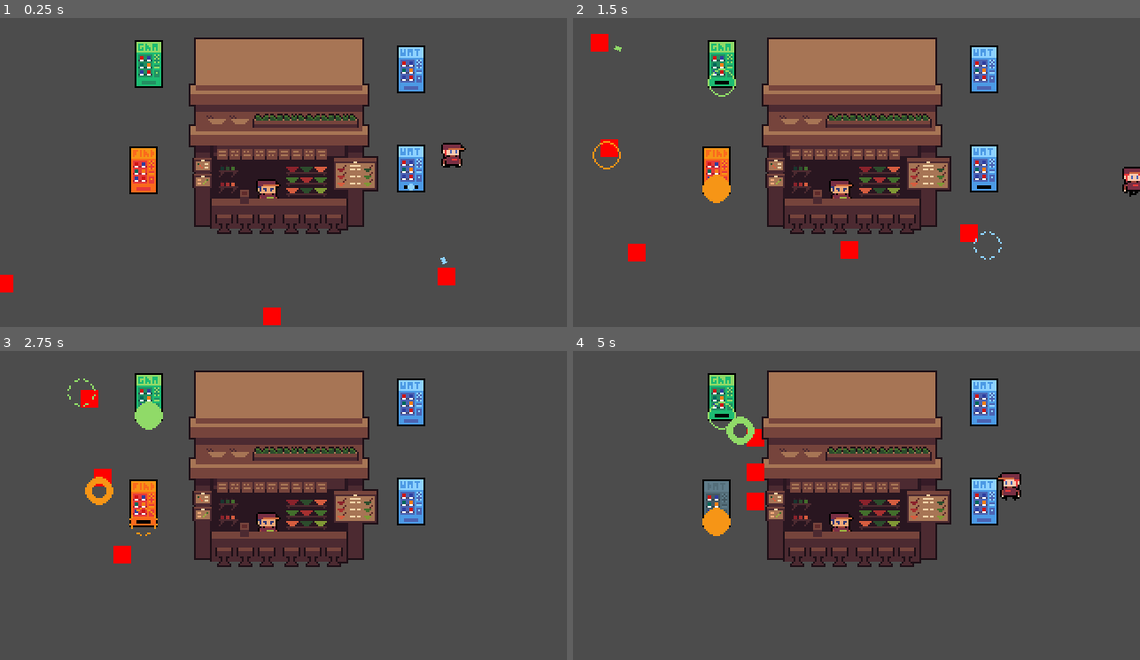
Above: before the commit, frames 1-4 (two rows, left to right).
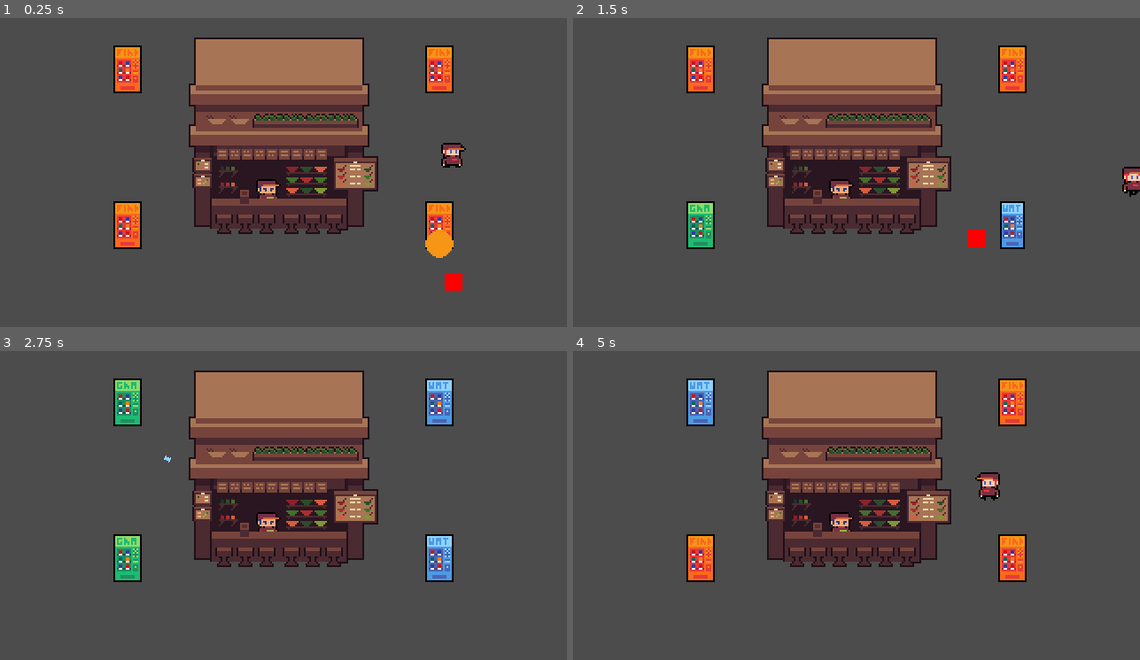
Above: after the commit, the same moments.

Repository: pithnoo/Elevending
Game: Godot game, scene res://Scenes/World.tscn
The game is run twice, just before and just after one commit, with the same random seed, the same clock (stepped at 60 frames per second) and the same inputs.
Inputs:
- Up to frame 1 (0.25 s): no input
- Up to frame 2 (1.5 s): hold Right (ui_right) 0.53-1.28 s; tap H (turret1, bound only after the commit) at 0.6 s; tap J (turret2, bound only after the commit) at 0.8, 1.35 s; hold Down (ui_down) from 1.28 s (still down)
- Up to frame 3 (2.75 s): tap K (turret3, bound only after the commit) at 1.55, 2.1 s; release Down (ui_down) at 2.03 s; hold Right (ui_right) from 2.03 s (still down); tap L (turret4, bound only after the commit) at 2.3 s
- Up to frame 4 (5 s): release Right (ui_right) at 2.78 s; hold Up (ui_up) 2.78-3.53 s; tap L (turret4, bound only after the commit) at 2.85 s; tap H (turret1, bound only after the commit) at 3.05, 4.35 s; hold Left (ui_left) from 3.53 s (still down); tap Space (roll) at 3.6 s; tap J (turret2, bound only after the commit) at 3.8 s; tap K (turret3, bound only after the commit) at 4.55 s

The runs differ from the first frame. In frame 1, 6.6% of the frame differs, in the area x 0-82%, y 7-100%; in frame 2, 7.0%; in frame 3, 6.7%; in frame 4, 7.1%, in the area x 20-80%, y 7-75%.

Commit message:
added turret switching, signal error, ammo reload error

Diff:
--- a/Code/Enemy/enemy_idle.gd
+++ b/Code/Enemy/enemy_idle.gd
@@ -7,6 +7,7 @@
 
 onready var player_detect = get_node(player_range)
 onready var core_detect = get_node(core_range)
+
 onready var follow_core_state: EnemyBaseState = get_node(follow_core_node)
 onready var follow_player_state: EnemyBaseState = get_node(follow_player_node)
 
--- a/Code/Properties/Hazard/projectile.gd
+++ b/Code/Properties/Hazard/projectile.gd
@@ -1,5 +1,5 @@
 extends Hazard
 
-enum element { GRASS, WATER, FIRE }
+enum element { FIRE, WATER, GRASS }
 
 export(element) var type
--- a/Code/Turret/turret.gd
+++ b/Code/Turret/turret.gd
@@ -13,6 +13,7 @@
 export(PackedScene) var Projectile
 export(PackedScene) var projectileEffect
 export(int) var maxAmmo
+
 # export(float) var projectileSpeed
 export(float) var cooldown
 
--- a/Code/Turret/turret_attack.gd
+++ b/Code/Turret/turret_attack.gd
@@ -29,7 +29,10 @@
   # instantiate projectile from scene
   var projectile = turret.Projectile.instance()
   var muzzleFlash = turret.projectileEffect.instance()
-  add_child(projectile)
+
+  var main = get_tree().current_scene
+
+  main.add_child(projectile)
   add_child(muzzleFlash)
 
   var shootPoint = turret.firePoint.global_position
@@ -41,4 +44,4 @@
 
   var projectileAngle = direction.angle()
   projectile.rotation = projectileAngle
-  projectile.apply_impulse(Vector2.ZERO, Vector2(250, 0).rotated(projectileAngle))
+  projectile.apply_impulse(Vector2.ZERO, Vector2(280, 0).rotated(projectileAngle))
--- /dev/null
+++ b/Code/Turret/turret_manager.gd
@@ -0,0 +1,52 @@
+extends Node
+
+export(float) var cooldown
+export(int) var startingTurret
+export(Array, PackedScene) var turrets
+
+enum input { t1, t2, t3, t4 }
+export(input) var turretInput
+
+var switchInput
+
+onready var switchTimer = $SwitchTimer
+var currentTurret
+var activeTurret: int = 0
+
+# Called when the node enters the scene tree for the first time.
+func _ready():
+	switch_turret(startingTurret)
+
+func _process(delta):
+
+	match turretInput:
+		input.t1:
+			switchInput = Input.is_action_just_pressed("turret1")
+		input.t2:
+			switchInput = Input.is_action_just_pressed("turret2")
+		input.t3:
+			switchInput = Input.is_action_just_pressed("turret3")
+		input.t4:
+			switchInput = Input.is_action_just_pressed("turret4")
+
+	if switchInput && switchTimer.is_stopped():
+
+		print(switchInput)
+
+		switchTimer.start(cooldown)
+
+		var wr = weakref(currentTurret)
+		if wr.get_ref():
+			currentTurret.queue_free()
+
+		activeTurret += 1
+
+		if activeTurret > 2:
+			activeTurret = 0
+			switch_turret(activeTurret)
+		else:
+			switch_turret(activeTurret)
+
+func switch_turret(turretIndex: int):
+	currentTurret = turrets[turretIndex].instance()
+	add_child(currentTurret)
--- /dev/null
+++ b/Code/Turret/turret_start.gd
@@ -0,0 +1,18 @@
+extends TurretBaseState
+
+export(NodePath) var idle_node
+
+onready var idle_state: TurretBaseState = get_node(idle_node)
+var animation_finished = false
+
+func enter() -> void:
+	.enter()
+
+func process(_delta: float) -> TurretBaseState:
+	if animation_finished:
+		return idle_state
+
+	return null
+
+func _on_AnimationPlayer_animation_finished(anim_name:String):
+	animation_finished = true
--- a/Scenes/Entities/Core.tscn
+++ b/Scenes/Entities/Core.tscn
@@ -9,11 +9,10 @@
 extents = Vector2( 48, 54 )
 
 [sub_resource type="RectangleShape2D" id=2]
-extents = Vector2( 49.5, 53.5 )
+extents = Vector2( 53.5, 53.5 )
 
 [node name="Core" type="StaticBody2D"]
-collision_layer = 10
-collision_mask = 0
+collision_layer = 3
 script = ExtResource( 4 )
 
 [node name="Stats" parent="." instance=ExtResource( 2 )]
@@ -23,7 +22,6 @@
 texture = ExtResource( 1 )
 
 [node name="HurtBox" type="Area2D" parent="."]
-visible = false
 modulate = Color( 0, 0.156863, 1, 1 )
 collision_layer = 0
 collision_mask = 4
@@ -35,8 +33,7 @@
 shape = SubResource( 1 )
 
 [node name="CollisionShape2D" type="CollisionShape2D" parent="."]
-visible = false
-position = Vector2( -2.5, -2 )
+position = Vector2( -0.5, 0 )
 shape = SubResource( 2 )
 
 [connection signal="health_changed" from="Stats" to="." method="_on_Stats_health_changed"]
--- a/Scenes/Entities/FireTurret.tscn
+++ b/Scenes/Entities/FireTurret.tscn
@@ -9,6 +9,8 @@
 [ext_resource path="res://Scenes/Projectiles/FireProjectile.tscn" type="PackedScene" id=7]
 [ext_resource path="res://Art/vending machines.png" type="Texture" id=8]
 [ext_resource path="res://Code/Turret/turret_empty_state.gd" type="Script" id=9]
+[ext_resource path="res://Code/Turret/turret_start.gd" type="Script" id=10]
+[ext_resource path="res://Shaders/hit_flash.gdshader" type="Shader" id=11]
 
 [sub_resource type="Animation" id=11]
 resource_name = "Attack"
@@ -70,6 +72,35 @@
 "values": [ 1 ]
 }
 
+[sub_resource type="Animation" id=16]
+resource_name = "Start"
+length = 0.2
+step = 0.005
+tracks/0/type = "value"
+tracks/0/path = NodePath(".:scale")
+tracks/0/interp = 1
+tracks/0/loop_wrap = true
+tracks/0/imported = false
+tracks/0/enabled = true
+tracks/0/keys = {
+"times": PoolRealArray( 0, 0.02, 0.2 ),
+"transitions": PoolRealArray( 1, 1, 1 ),
+"update": 0,
+"values": [ Vector2( 1, 1 ), Vector2( 0.75, 1 ), Vector2( 1, 1 ) ]
+}
+tracks/1/type = "value"
+tracks/1/path = NodePath("Sprite:material:shader_param/active")
+tracks/1/interp = 1
+tracks/1/loop_wrap = true
+tracks/1/imported = false
+tracks/1/enabled = true
+tracks/1/keys = {
+"times": PoolRealArray( 0.02, 0.1 ),
+"transitions": PoolRealArray( 1, 1 ),
+"update": 1,
+"values": [ true, false ]
+}
+
 [sub_resource type="AnimationNodeAnimation" id=7]
 animation = "Attack"
 
@@ -78,18 +109,28 @@
 
 [sub_resource type="AnimationNodeAnimation" id=8]
 animation = "Idle"
+
+[sub_resource type="AnimationNodeAnimation" id=18]
+animation = "Start"
 
 [sub_resource type="AnimationNodeStateMachine" id=3]
 states/Attack/node = SubResource( 7 )
 states/Attack/position = Vector2( 324, 144 )
 states/Empty/node = SubResource( 10 )
-states/Empty/position = Vector2( 736, 144 )
+states/Empty/position = Vector2( 520, 230 )
 states/Idle/node = SubResource( 8 )
 states/Idle/position = Vector2( 520, 144 )
+states/Start/node = SubResource( 18 )
+states/Start/position = Vector2( 324, 230 )
 start_node = "Idle"
-graph_offset = Vector2( 53, 19 )
+graph_offset = Vector2( -20, 76 )
 
 [sub_resource type="AnimationNodeStateMachinePlayback" id=15]
+
+[sub_resource type="ShaderMaterial" id=17]
+shader = ExtResource( 11 )
+shader_param/active = false
+shader_param/colour = Color( 0.968627, 0.588235, 0.0901961, 1 )
 
 [sub_resource type="CircleShape2D" id=2]
 radius = 88.0
@@ -111,7 +152,7 @@
 
 [node name="StateManager" type="Node" parent="."]
 script = ExtResource( 4 )
-starting_state = NodePath("Idle")
+starting_state = NodePath("Start")
 
 [node name="Idle" type="Node" parent="StateManager"]
 script = ExtResource( 2 )
@@ -130,6 +171,11 @@
 animation_name = "Empty"
 attack_node = NodePath("../Attack")
 
+[node name="Start" type="Node" parent="StateManager"]
+script = ExtResource( 10 )
+animation_name = "Start"
+idle_node = NodePath("../Idle")
+
 [node name="FirePoint" type="Position2D" parent="."]
 position = Vector2( 0, 13 )
 
@@ -138,6 +184,7 @@
 anims/Empty = SubResource( 12 )
 anims/Idle = SubResource( 13 )
 anims/RESET = SubResource( 14 )
+anims/Start = SubResource( 16 )
 
 [node name="AnimationTree" type="AnimationTree" parent="."]
 tree_root = SubResource( 3 )
@@ -149,6 +196,7 @@
 one_shot = true
 
 [node name="Sprite" type="Sprite" parent="."]
+material = SubResource( 17 )
 texture = ExtResource( 8 )
 hframes = 2
 vframes = 4
@@ -167,5 +215,6 @@
 position = Vector2( 0, 4 )
 shape = SubResource( 1 )
 
+[connection signal="animation_finished" from="AnimationPlayer" to="StateManager/Start" method="_on_AnimationPlayer_animation_finished"]
 [connection signal="body_entered" from="AttackRange" to="AttackRange" method="_on_AttackRange_body_entered"]
 [connection signal="body_exited" from="AttackRange" to="AttackRange" method="_on_AttackRange_body_exited"]
--- a/Scenes/Entities/GrassTurret.tscn
+++ b/Scenes/Entities/GrassTurret.tscn
@@ -9,6 +9,8 @@
 [ext_resource path="res://Art/vending machines.png" type="Texture" id=7]
 [ext_resource path="res://Code/Turret/turret_empty_state.gd" type="Script" id=8]
 [ext_resource path="res://Scenes/Projectiles/GrassProjectile.tscn" type="PackedScene" id=9]
+[ext_resource path="res://Code/Turret/turret_start.gd" type="Script" id=10]
+[ext_resource path="res://Shaders/hit_flash.gdshader" type="Shader" id=11]
 
 [sub_resource type="Animation" id=11]
 resource_name = "Attack"
@@ -68,6 +70,35 @@
 "transitions": PoolRealArray( 1 ),
 "update": 0,
 "values": [ 1 ]
+}
+
+[sub_resource type="Animation" id=16]
+resource_name = "Start"
+length = 0.2
+step = 0.005
+tracks/0/type = "value"
+tracks/0/path = NodePath(".:scale")
+tracks/0/interp = 1
+tracks/0/loop_wrap = true
+tracks/0/imported = false
+tracks/0/enabled = true
+tracks/0/keys = {
+"times": PoolRealArray( 0, 0.02, 0.2 ),
+"transitions": PoolRealArray( 1, 1, 1 ),
+"update": 0,
+"values": [ Vector2( 1, 1 ), Vector2( 0.75, 1 ), Vector2( 1, 1 ) ]
+}
+tracks/1/type = "value"
+tracks/1/path = NodePath("Sprite:material:shader_param/active")
+tracks/1/interp = 1
+tracks/1/loop_wrap = true
+tracks/1/imported = false
+tracks/1/enabled = true
+tracks/1/keys = {
+"times": PoolRealArray( 0.02, 0.1 ),
+"transitions": PoolRealArray( 1, 1 ),
+"update": 1,
+"values": [ true, false ]
 }
 
 [sub_resource type="AnimationNodeAnimation" id=7]
@@ -91,6 +122,11 @@
 
 [sub_resource type="AnimationNodeStateMachinePlayback" id=15]
 
+[sub_resource type="ShaderMaterial" id=17]
+shader = ExtResource( 11 )
+shader_param/active = false
+shader_param/colour = Color( 0.568627, 0.858824, 0.411765, 1 )
+
 [sub_resource type="CircleShape2D" id=2]
 radius = 88.0
 
@@ -98,7 +134,6 @@
 extents = Vector2( 8, 4 )
 
 [node name="GrassTurret" type="StaticBody2D"]
-position = Vector2( 82, 89 )
 collision_layer = 8
 collision_mask = 0
 script = ExtResource( 5 )
@@ -112,7 +147,7 @@
 
 [node name="StateManager" type="Node" parent="."]
 script = ExtResource( 4 )
-starting_state = NodePath("Idle")
+starting_state = NodePath("Start")
 
 [node name="Idle" type="Node" parent="StateManager"]
 script = ExtResource( 2 )
@@ -131,6 +166,11 @@
 animation_name = "Empty"
 attack_node = NodePath("../Attack")
 
+[node name="Start" type="Node" parent="StateManager"]
+script = ExtResource( 10 )
+animation_name = "Start"
+idle_node = NodePath("../Idle")
+
 [node name="FirePoint" type="Position2D" parent="."]
 position = Vector2( 0, 13 )
 
@@ -139,6 +179,7 @@
 anims/Empty = SubResource( 12 )
 anims/Idle = SubResource( 13 )
 anims/RESET = SubResource( 14 )
+anims/Start = SubResource( 16 )
 
 [node name="AnimationTree" type="AnimationTree" parent="."]
 tree_root = SubResource( 3 )
@@ -150,6 +191,7 @@
 one_shot = true
 
 [node name="Sprite" type="Sprite" parent="."]
+material = SubResource( 17 )
 texture = ExtResource( 7 )
 hframes = 2
 vframes = 4
@@ -168,5 +210,6 @@
 position = Vector2( 0, 4 )
 shape = SubResource( 1 )
 
+[connection signal="animation_finished" from="AnimationPlayer" to="StateManager/Start" method="_on_AnimationPlayer_animation_finished"]
 [connection signal="body_entered" from="AttackRange" to="AttackRange" method="_on_AttackRange_body_entered"]
 [connection signal="body_exited" from="AttackRange" to="AttackRange" method="_on_AttackRange_body_exited"]
--- /dev/null
+++ b/Scenes/Entities/TurretManager.tscn
@@ -0,0 +1,15 @@
+[gd_scene load_steps=5 format=2]
+
+[ext_resource path="res://Scenes/Entities/GrassTurret.tscn" type="PackedScene" id=1]
+[ext_resource path="res://Scenes/Entities/FireTurret.tscn" type="PackedScene" id=2]
+[ext_resource path="res://Scenes/Entities/WaterTurret.tscn" type="PackedScene" id=3]
+[ext_resource path="res://Code/Turret/turret_manager.gd" type="Script" id=4]
+
+[node name="TurretManager" type="Node2D"]
+position = Vector2( 1, 0 )
+script = ExtResource( 4 )
+cooldown = 0.2
+turrets = [ ExtResource( 2 ), ExtResource( 1 ), ExtResource( 3 ) ]
+
+[node name="SwitchTimer" type="Timer" parent="."]
+one_shot = true
--- a/Scenes/Entities/Turret.tscn
+++ b/Scenes/Entities/WaterTurret.tscn
@@ -9,6 +9,8 @@
 [ext_resource path="res://Scenes/Projectiles/WaterProjectile.tscn" type="PackedScene" id=7]
 [ext_resource path="res://Code/Turret/turret_empty_state.gd" type="Script" id=8]
 [ext_resource path="res://Scenes/Projectiles/ShootEffectWater.tscn" type="PackedScene" id=9]
+[ext_resource path="res://Code/Turret/turret_start.gd" type="Script" id=10]
+[ext_resource path="res://Shaders/hit_flash.gdshader" type="Shader" id=11]
 
 [sub_resource type="Animation" id=5]
 resource_name = "Attack"
@@ -69,6 +71,79 @@
 "update": 0,
 "values": [ 1 ]
 }
+tracks/1/type = "bezier"
+tracks/1/path = NodePath(".:scale:x")
+tracks/1/interp = 1
+tracks/1/loop_wrap = true
+tracks/1/imported = false
+tracks/1/enabled = true
+tracks/1/keys = {
+"points": PoolRealArray( 1, -0.25, 0, 0.25, 0 ),
+"times": PoolRealArray( 0 )
+}
+tracks/2/type = "bezier"
+tracks/2/path = NodePath(".:scale:y")
+tracks/2/interp = 1
+tracks/2/loop_wrap = true
+tracks/2/imported = false
+tracks/2/enabled = true
+tracks/2/keys = {
+"points": PoolRealArray( 1, -0.25, 0, 0.25, 0 ),
+"times": PoolRealArray( 0 )
+}
+tracks/3/type = "value"
+tracks/3/path = NodePath(".:scale")
+tracks/3/interp = 1
+tracks/3/loop_wrap = true
+tracks/3/imported = false
+tracks/3/enabled = true
+tracks/3/keys = {
+"times": PoolRealArray( 0 ),
+"transitions": PoolRealArray( 1 ),
+"update": 0,
+"values": [ Vector2( 1, 1 ) ]
+}
+tracks/4/type = "value"
+tracks/4/path = NodePath("Sprite:material:shader_param/active")
+tracks/4/interp = 1
+tracks/4/loop_wrap = true
+tracks/4/imported = false
+tracks/4/enabled = true
+tracks/4/keys = {
+"times": PoolRealArray( 0 ),
+"transitions": PoolRealArray( 1 ),
+"update": 0,
+"values": [ true ]
+}
+
+[sub_resource type="Animation" id=12]
+resource_name = "Start"
+length = 0.2
+step = 0.005
+tracks/0/type = "value"
+tracks/0/path = NodePath(".:scale")
+tracks/0/interp = 1
+tracks/0/loop_wrap = true
+tracks/0/imported = false
+tracks/0/enabled = true
+tracks/0/keys = {
+"times": PoolRealArray( 0, 0.02, 0.2 ),
+"transitions": PoolRealArray( 1, 1, 1 ),
+"update": 0,
+"values": [ Vector2( 1, 1 ), Vector2( 0.75, 1 ), Vector2( 1, 1 ) ]
+}
+tracks/1/type = "value"
+tracks/1/path = NodePath("Sprite:material:shader_param/active")
+tracks/1/interp = 1
+tracks/1/loop_wrap = true
+tracks/1/imported = false
+tracks/1/enabled = true
+tracks/1/keys = {
+"times": PoolRealArray( 0.02, 0.1 ),
+"transitions": PoolRealArray( 1, 1 ),
+"update": 1,
+"values": [ true, false ]
+}
 
 [sub_resource type="AnimationNodeAnimation" id=7]
 animation = "Attack"
@@ -78,18 +153,28 @@
 
 [sub_resource type="AnimationNodeAnimation" id=8]
 animation = "Idle"
+
+[sub_resource type="AnimationNodeAnimation" id=14]
+animation = "Start"
 
 [sub_resource type="AnimationNodeStateMachine" id=3]
 states/Attack/node = SubResource( 7 )
 states/Attack/position = Vector2( 324, 144 )
 states/Empty/node = SubResource( 10 )
-states/Empty/position = Vector2( 736, 144 )
+states/Empty/position = Vector2( 324, 231 )
 states/Idle/node = SubResource( 8 )
 states/Idle/position = Vector2( 520, 144 )
+states/Start/node = SubResource( 14 )
+states/Start/position = Vector2( 520, 231 )
 start_node = "Idle"
-graph_offset = Vector2( 53, 19 )
+graph_offset = Vector2( -186, 57 )
 
 [sub_resource type="AnimationNodeStateMachinePlayback" id=4]
+
+[sub_resource type="ShaderMaterial" id=13]
+shader = ExtResource( 11 )
+shader_param/active = true
+shader_param/colour = Color( 0.560784, 0.827451, 1, 1 )
 
 [sub_resource type="CircleShape2D" id=2]
 radius = 88.0
@@ -97,7 +182,7 @@
 [sub_resource type="RectangleShape2D" id=1]
 extents = Vector2( 8, 4 )
 
-[node name="Turret" type="StaticBody2D"]
+[node name="WaterTurret" type="StaticBody2D"]
 collision_layer = 8
 collision_mask = 0
 script = ExtResource( 2 )
@@ -111,7 +196,7 @@
 
 [node name="StateManager" type="Node" parent="."]
 script = ExtResource( 3 )
-starting_state = NodePath("Idle")
+starting_state = NodePath("Start")
 
 [node name="Idle" type="Node" parent="StateManager"]
 script = ExtResource( 5 )
@@ -130,6 +215,11 @@
 animation_name = "Empty"
 attack_node = NodePath("../Attack")
 
+[node name="Start" type="Node" parent="StateManager"]
+script = ExtResource( 10 )
+animation_name = "Start"
+idle_node = NodePath("../Idle")
+
 [node name="FirePoint" type="Position2D" parent="."]
 position = Vector2( 0, 13 )
 
@@ -138,6 +228,7 @@
 anims/Empty = SubResource( 9 )
 anims/Idle = SubResource( 6 )
 anims/RESET = SubResource( 11 )
+anims/Start = SubResource( 12 )
 
 [node name="AnimationTree" type="AnimationTree" parent="."]
 tree_root = SubResource( 3 )
@@ -149,6 +240,7 @@
 one_shot = true
 
 [node name="Sprite" type="Sprite" parent="."]
+material = SubResource( 13 )
 texture = ExtResource( 1 )
 hframes = 2
 vframes = 4
@@ -167,5 +259,6 @@
 position = Vector2( 0, 4 )
 shape = SubResource( 1 )
 
+[connection signal="animation_finished" from="AnimationPlayer" to="StateManager/Start" method="_on_AnimationPlayer_animation_finished"]
 [connection signal="body_entered" from="AttackRange" to="AttackRange" method="_on_AttackRange_body_entered"]
 [connection signal="body_exited" from="AttackRange" to="AttackRange" method="_on_AttackRange_body_exited"]
--- a/Scenes/Projectiles/FireProjectile.tscn
+++ b/Scenes/Projectiles/FireProjectile.tscn
@@ -6,7 +6,7 @@
 [ext_resource path="res://Scenes/Projectiles/ProjectileEffectFire.tscn" type="PackedScene" id=4]
 
 [sub_resource type="CircleShape2D" id=1]
-radius = 3.0
+radius = 2.0
 
 [sub_resource type="CircleShape2D" id=2]
 radius = 2.5
--- a/Scenes/Projectiles/GrassProjectile.tscn
+++ b/Scenes/Projectiles/GrassProjectile.tscn
@@ -6,7 +6,7 @@
 [ext_resource path="res://Code/Properties/effect.gd" type="Script" id=4]
 
 [sub_resource type="CircleShape2D" id=1]
-radius = 3.0
+radius = 2.0
 
 [sub_resource type="CircleShape2D" id=2]
 radius = 2.5
@@ -27,7 +27,6 @@
 frame = 1
 
 [node name="HitBox" type="Area2D" parent="."]
-scale = Vector2( 1, 1.43718 )
 collision_layer = 16
 collision_mask = 0
 script = ExtResource( 2 )
--- a/Scenes/Projectiles/WaterProjectile.tscn
+++ b/Scenes/Projectiles/WaterProjectile.tscn
@@ -18,7 +18,6 @@
 script = ExtResource( 4 )
 
 [node name="CollisionShape2D" type="CollisionShape2D" parent="."]
-visible = false
 shape = SubResource( 1 )
 
 [node name="Sprite" type="Sprite" parent="."]
--- a/Scenes/TurretManager.tscn
+++ /dev/null
@@ -1,3 +0,0 @@
-[gd_scene format=2]
-
-[node name="TurretManager" type="Node2D"]
--- a/Scenes/World.tscn
+++ b/Scenes/World.tscn
@@ -1,11 +1,9 @@
-[gd_scene load_steps=7 format=2]
+[gd_scene load_steps=5 format=2]
 
-[ext_resource path="res://Scenes/Entities/Turret.tscn" type="PackedScene" id=1]
+[ext_resource path="res://Scenes/Entities/TurretManager.tscn" type="PackedScene" id=1]
 [ext_resource path="res://Scenes/Entities/Player.tscn" type="PackedScene" id=2]
 [ext_resource path="res://Scenes/Entities/Core.tscn" type="PackedScene" id=3]
 [ext_resource path="res://Scenes/Enemies/EnemyFollowCoreTemplate.tscn" type="PackedScene" id=4]
-[ext_resource path="res://Scenes/Entities/FireTurret.tscn" type="PackedScene" id=5]
-[ext_resource path="res://Scenes/Entities/GrassTurret.tscn" type="PackedScene" id=6]
 
 [node name="World" type="Node2D"]
 
@@ -22,29 +20,22 @@
 [node name="Core" parent="YSort/Entities" instance=ExtResource( 3 )]
 position = Vector2( 160, 72 )
 
-[node name="FireTurret" parent="YSort/Entities" instance=ExtResource( 5 )]
-position = Vector2( 81, 89 )
+[node name="Turrets" type="Node2D" parent="YSort/Entities"]
 
-[node name="GrassTurret" parent="YSort/Entities" instance=ExtResource( 6 )]
-position = Vector2( 84, 29 )
+[node name="TurretManager" parent="YSort/Entities/Turrets" instance=ExtResource( 1 )]
+position = Vector2( 72, 120 )
 
-[node name="Turret" parent="YSort/Entities" instance=ExtResource( 1 )]
-position = Vector2( 232, 88 )
+[node name="TurretManager2" parent="YSort/Entities/Turrets" instance=ExtResource( 1 )]
+position = Vector2( 248, 120 )
+turretInput = 1
 
-[node name="Turret2" parent="YSort/Entities" instance=ExtResource( 1 )]
-position = Vector2( 232, 32 )
+[node name="TurretManager3" parent="YSort/Entities/Turrets" instance=ExtResource( 1 )]
+position = Vector2( 248, 32 )
+turretInput = 2
 
-[node name="EnemyFollowCore" parent="YSort" instance=ExtResource( 4 )]
-position = Vector2( -1.99997, 158 )
+[node name="TurretManager4" parent="YSort/Entities/Turrets" instance=ExtResource( 1 )]
+position = Vector2( 72, 32 )
+turretInput = 3
 
-[node name="EnemyFollowCore4" parent="YSort" instance=ExtResource( 4 )]
-position = Vector2( -22, 81 )
-
-[node name="EnemyFollowCore5" parent="YSort" instance=ExtResource( 4 )]
-position = Vector2( -25, 5.00002 )
-
-[node name="EnemyFollowCore2" parent="YSort" instance=ExtResource( 4 )]
-position = Vector2( 256, 155 )
-
-[node name="EnemyFollowCore3" parent="YSort" instance=ExtResource( 4 )]
-position = Vector2( 153, 179 )
+[node name="EnemyFollowCore" parent="." instance=ExtResource( 4 )]
+position = Vector2( 260, 158 )
--- a/project.godot
+++ b/project.godot
@@ -149,22 +149,22 @@
 "events": [ Object(InputEventKey,"resource_local_to_scene":false,"resource_name":"","device":0,"alt":false,"shift":false,"control":false,"meta":false,"command":false,"pressed":false,"scancode":0,"physical_scancode":32,"unicode":0,"echo":false,"script":null)
  ]
 }
-"turret 1"={
+turret1={
 "deadzone": 0.5,
 "events": [ Object(InputEventKey,"resource_local_to_scene":false,"resource_name":"","device":0,"alt":false,"shift":false,"control":false,"meta":false,"command":false,"pressed":false,"scancode":0,"physical_scancode":72,"unicode":0,"echo":false,"script":null)
  ]
 }
-"turret 2"={
+turret2={
 "deadzone": 0.5,
 "events": [ Object(InputEventKey,"resource_local_to_scene":false,"resource_name":"","device":0,"alt":false,"shift":false,"control":false,"meta":false,"command":false,"pressed":false,"scancode":0,"physical_scancode":74,"unicode":0,"echo":false,"script":null)
  ]
 }
-"turret 3"={
+turret3={
 "deadzone": 0.5,
 "events": [ Object(InputEventKey,"resource_local_to_scene":false,"resource_name":"","device":0,"alt":false,"shift":false,"control":false,"meta":false,"command":false,"pressed":false,"scancode":0,"physical_scancode":75,"unicode":0,"echo":false,"script":null)
  ]
 }
-"turret 4"={
+turret4={
 "deadzone": 0.5,
 "events": [ Object(InputEventKey,"resource_local_to_scene":false,"resource_name":"","device":0,"alt":false,"shift":false,"control":false,"meta":false,"command":false,"pressed":false,"scancode":0,"physical_scancode":76,"unicode":0,"echo":false,"script":null)
  ]
Not shown: 1 places in Scenes/Entities/FireTurret.tscn that only renumber resources
Not shown: 1 places in Scenes/Entities/GrassTurret.tscn that only renumber resources
Not shown: 1 places in Scenes/Entities/WaterTurret.tscn that only renumber resources
